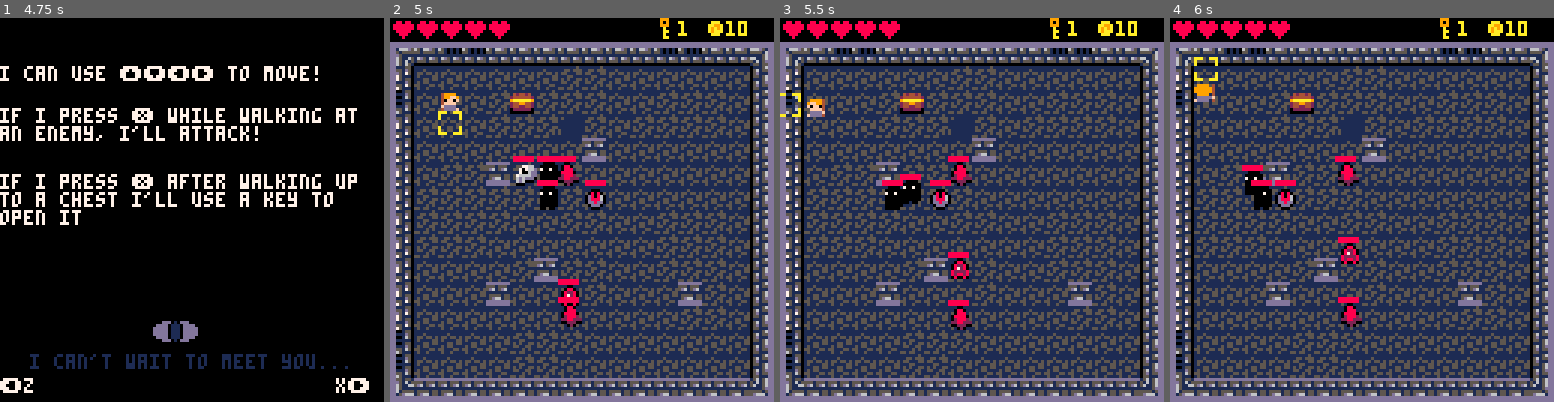
Above: before the commit, frames 1-4 (left to right).
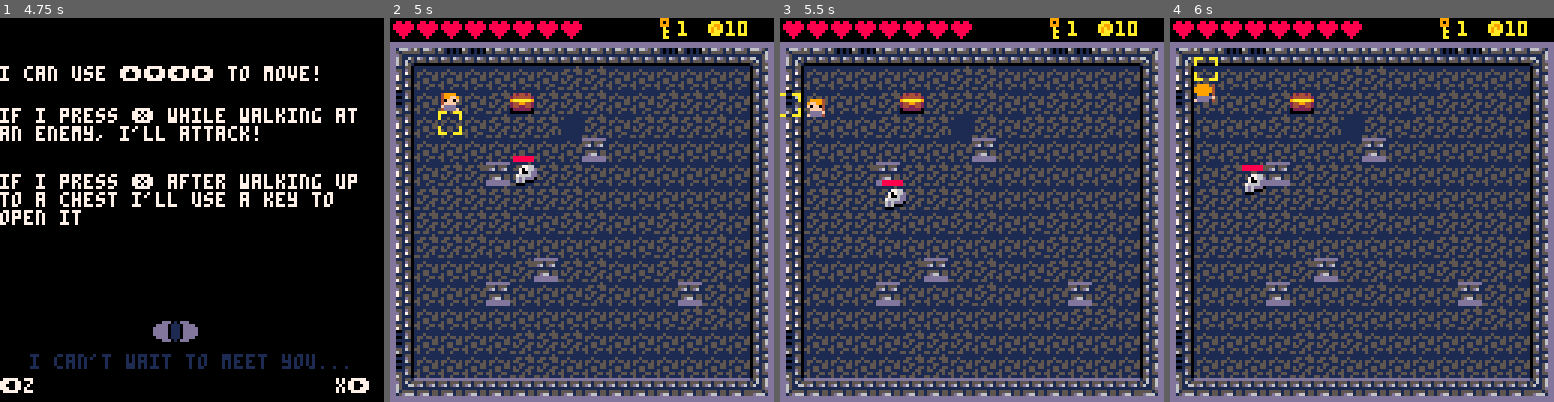
Above: after the commit, the same moments.

Repository: bluewhit/COSC438_final
Game: PICO-8 cartridge nightmare.p8
Same seed, same stepped clock (60 frames per second), same inputs: the game is played once before the commit and once after it.
Inputs:
- Up to frame 1 (4.75 s): tap O (Z key) at 0.33, 0.7, 1.43, 2.22, 3.1, 3.98 s; tap X (X key) at 1.07, 2.07, 2.4, 2.73, 3.07, 3.4, 3.73, 4.07, 4.4, 4.73 s; hold Left 1.97-2.37 s; hold Down 2.42-2.82 s; hold Right 2.87-3.53 s; hold Up 3.58-4.08 s; hold Right 4.13-4.53 s; hold Down from 4.58 s (still down)
- Up to frame 2 (5 s): keep holding Down; tap O (Z key) at 4.87 s
- Up to frame 3 (5.5 s): tap X (X key) at 5.07, 5.4 s; release Down at 5.08 s; hold Left from 5.13 s (still down)
- Up to frame 4 (6 s): tap X (X key) at 5.73 s; tap O (Z key) at 5.75 s; release Left at 5.8 s; hold Up from 5.85 s (still down)

Frame 1 is identical in both runs. In frame 2, 2.3% of the frame differs, in the area x 32-57%, y 0-81%; in frame 3, 2.3%, in the area x 27-50%, y 0-82%; in frame 4, 2.2%.

Commit message:
FINAL GAME -- BEST SUITED

Diff:
--- a/nightmare.p8
+++ b/nightmare.p8
@@ -6,6 +6,7 @@
 	t = true
 	f = false
 
+	resetwalls = f
 	walls = t
 	display = f
 	counter = 0
@@ -29,8 +30,8 @@
 		acc=0.35,
 		anim=0,
 		move="down",
-		maxhp=5,
-		health = 5,
+		maxhp=8,
+		health = 8,
 		coins = 10,
 		keys = 1,
 	}
@@ -47,8 +48,8 @@
 	spawned = f
 	select = 1
 
-	level = 4
-	difficulty = 3
+	level = 1
+	difficulty = 1
 	tiles = {}
 	enemy = {}
 	mbosses = {}
@@ -86,7 +87,7 @@
 end
 
 function stop_muzak()
-	music(-1) playing=false
+	music(-1, 900) playing=false
 end
 -->8
 --update and draw--
@@ -147,6 +148,7 @@
 		end
    if level == 5 then
     state = 2
+    resetwalls = f
 			end
 
 
@@ -179,29 +181,46 @@
  	 start_muzak(3)
  	 step = 0
 			state = 3
-		end
- 	mset(23,1,227)
- 	mset(24,1,227)
- 	mset(25,1,227)
- 	mset(26,1,227)
- 	mset(17,7,227)
- 	mset(17,8,227)
- 	mset(17,9,227)
- 	mset(32,7,227)
- 	mset(32,8,227)
- 	mset(32,9,227)
- 	mset(23,15,227)
- 	mset(24,15,227)
- 	mset(25,15,227)
- 	mset(26,15,227)
-
- 	--shop spawn
- 	if not spawned then
- 		stop_muzak()
- 		spawnshop()
- 		start_muzak(1)
+		else
+			if not resetwalls then
+			mset(6, 1, 61)
+			mset(7, 1, 45)
+			mset(8, 1, 45)
+			mset(9, 1, 61)
+			mset(15, 7, 645)
+			mset(15, 8, 61)
+			mset(15, 9, 61)
+			mset(6, 15, 45)
+			mset(7, 15, 45)
+			mset(8, 15, 61)
+			mset(9, 15, 61)
+			mset(0, 7, 45)
+			mset(0, 8, 45)
+			mset(0, 9, 45)
+			resetwalls = t
+			end
+ 		mset(23,1,227)
+ 		mset(24,1,227)
+ 		mset(25,1,227)
+ 		mset(26,1,227)
+ 		mset(17,7,227)
+ 		mset(17,8,227)
+ 		mset(17,9,227)
+ 		mset(32,7,227)
+ 		mset(32,8,227)
+ 		mset(32,9,227)
+ 		mset(23,15,227)
+ 		mset(24,15,227)
+ 		mset(25,15,227)
+ 		mset(26,15,227)
+
+ 		--shop spawn
+ 		if not spawned then
+ 			stop_muzak()
+ 			spawnshop()
+ 			start_muzak(1)
+	 	end
 	 end
-
  end
  proj_update()
  elseif state == 3 then
@@ -219,7 +238,7 @@
    end
  elseif state==4 then
  	if btnp(4) or btnp(5) then
-	  _init()
+ 			_init()
     reload()
   end
 	end
@@ -267,12 +286,13 @@
  elseif state==3 then
    cls()
    draw_outro()
-
+	 stop_muzak()
  elseif state==4 then
    cls()
    camera(0,0)
    map(70,70,0,0,16,16)
    print("game over.\npress z to restart",40,60,7)
+	 stop_muzak()
  elseif state==99 then
 	print("thank you for playing!", h_center("thank you for playing!"), 60)
  end
@@ -485,11 +505,13 @@
 		if fget(mget(x1,y1),1) then
 			if btnp(5) then
 				mset(x1, y1, 18)
+				sfx(3)
 				chestitem()
 			end
 		elseif fget(mget(x1,y2),1) then
 			if btnp(5) then
 				mset(x1, y2, 18)
+				sfx(3)
 				chestitem()
 			end
 		elseif fget(mget(x2,y1),1) then
@@ -510,13 +532,12 @@
 
 ---chest
 function chestitem()
-	if flr(rnd(10)) == 1 then
+	if flr(rnd(3)) == 1 then
 	 diag = "found a potion.\ni feel a bit better!"
 	 dis_diag = t
 	 plr.health = plr.maxhp
 	else
 	 plr.coins += 10
-		plr.keys -= 1
 		diag = "found 10 coins!"
 		dis_diag = t
 	end
@@ -676,6 +697,7 @@
 			make_mboss()
 			spawn_nmreboss()
 		else
+			walls = f
 			level = 1
 			state = 1
 			genlevel()
@@ -779,9 +801,9 @@
 
 			end
 	elseif spawned == t and btn(5) then
-		if enemy_in_range(item1) then
+		if enemy_in_range(item1) and item1.b == f then
 			shopping = t
-			map_tile = mget(item1.x,item1.y)
+			map_tile = item1.tile
 		end
 	end
 end
@@ -791,7 +813,7 @@
 		if enemy_in_range(i) and btnp(5) then
 			i.health -= 1
 			plr.atk = t
-
+			sfx(25)
 			if plr.move == "right" then
 				i.x += 6
 				while collide_map(i,"right",0) do
@@ -813,8 +835,8 @@
 				while collide_map(i,"up",0) do
 					i.y -= 1
 				end
-				if i.y < 8 then
-					i.y = 8
+				if i.y < 16 then
+					i.y = 16
 				end
 			elseif plr.move == "down" then
 				i.y += 6
@@ -832,6 +854,7 @@
 function attack_boss()
 	if boss_in_range(i) and btnp(5) then
 			cboss.hp -= 1
+			sfx(25)
 	end
 end
 
@@ -855,13 +878,13 @@
 --enemy functions--
 function genenemies()
 		if difficulty == 0 then
-  	sn = 3
+  	sn = 1
   elseif difficulty == 1 then
-   sn = 4
+   sn = 1
   elseif difficulty == 2 then
-   sn = 5
+   sn = 2
   elseif difficulty == 3 then
-   sn = 7
+   sn = 3
   end
 		for i=3, 12 do
     for j= 3, 12 do
@@ -1671,7 +1694,7 @@
 		diag = "thanks for shopping!"
 		dis_diag = t
 
-		if it == item1.tile then
+		if it == item1.tile and item1.b == f then
 			item1.b = t
 			thissp = item1.sp
 			mset(item1.x,item1.y,0)
@@ -1689,6 +1712,7 @@
 function itemcheck(thissp)
 	if thissp == 51 or thissp == 50 then
 			plr.maxhp += 1
+			plr.health += 1
 		elseif thissp == 36 then
 			plr.keys += 1
 		elseif thissp == 16 then
@@ -1708,6 +1732,7 @@
 		t2 = "➡️"..sub(t2,1)
 	end
 
+	print("cost: 5 coins",32,109)
 	print(t1,16,120)
 	print(t2,80,120)
 
@@ -1831,7 +1856,8 @@
 
 function spawn_nmreboss()
 	--pick a boss we have not spawned
-	cboss = mbosses[5]
+	cboss = mbosses[4]
+	sfx(6)
 end
 
 --draw the bosses
@@ -1839,7 +1865,7 @@
 
 	if cboss.name == "rotting fish" then
 		ani_boss()
-	elseif cboss.name == "mr. nightmare" then
+	elseif cboss.name == "mr.nightmare" then
 		spr(cboss.sp,cboss.x,cboss.y,4,4,flp)
 		draweye()
 	else
@@ -1856,7 +1882,7 @@
 
 	if cboss.name == "rotting fish" then
 		anim(cboss,160,2,5,cflp)
-	elseif cboss.name == "mr. nightmare" then
+	elseif cboss.name == "mr.nightmare" then
 			if cboss.last > 3 then
 				spr(128,cboss.x-24, cboss.y-8,2,2)
 			elseif cboss.last < 3 then
@@ -2051,11 +2077,11 @@
 		 end
 		elseif cboss.name == "mr.nightmare" then
 			if melee_attack(cboss,cboss.move) then
-				cboss.last = time()-6
+				cboss.last = time()+5
 				plr.health -= 2
 				attacked = true
 			elseif can_shoot(cboss) then
-				cboss.last = time()-3
+				cboss.last = time()+5
 				attacked = true
 			end
 		end
@@ -2087,14 +2113,14 @@
 34444933344449333332433333324333333a333330100103a333333a0000000000000000000000000000000000000000000000011515511151111111dd15d666
 42232444422324443332433333324333333aa33330111103a333333a0000000000000000000000000000000000000000000000015511155151111111dddddddd
 333332433333324333333333333333333333333333000033aaa33aaa0000000000000000000000000000000000000000000000011511511111111111dddddddd
-33333333333333333d033dd03d033dd03333333333333333000000000000000000000000000000000000000000000000000000001111115111111111156156dd
-33900933330000333d800d033d800d033300000030111133000000000000000000000000000000000000000000000000000000001155155511111111516156dd
-30955903305555030888dd030888dd033099499401515113000000000000000000000000000000001000000000000000000000001551115511111111561156dd
-0599995005000050088d8203088d8203330940940111151300000000000000000000000000000000000000000000000000000001111551111111111111115ddd
-004004000000000002828203308282033309409401551513000000000000000000000000000000001000000000000000000000011515115511111111555515dd
-000000000000000002822803308220333a99aaa4015115130000000000000000000000000000000010000000000000000000000115511551111111115d6661dd
-30000003300000033022203330220333a94aa44430155113000000000000000000000000000000001100000000000000000000111111515111111111dddddddd
-333333333333333330220333330033330000000033011133000000000000000000000000000000001111110000000000000011115515511111111111dddddddd
+33333333333333333d033dd03d033dd03333333333333333000000000000000000000000dddddddd0000000000000000000000001111115111111111156156dd
+33900933330000333d800d033d800d033300000030111133000000000000000000000000555155510000000000000000000000001155155511111111516156dd
+30955903305555030888dd030888dd0330994994015151130000000000000000000000005d615d611000000000000000000000001551115511111111561156dd
+0599995005000050088d8203088d8203330940940111151300000000000000000000000011111111000000000000000000000001111551111111111111115ddd
+004004000000000002828203308282033309409401551513000000000000000000000000155551551000000000000000000000011515115511111111555515dd
+000000000000000002822803308220333a99aaa40151151300000000000000000000000015d6615510000000000000000000000115511551111111115d6661dd
+30000003300000033022203330220333a94aa44430155113000000000000000000000000dddddddd1100000000000000000000111111515111111111dddddddd
+333333333333333330220333330033330000000033011133000000000000000000000000dddddddd1111110000000000000011115515511111111111dddddddd
 33000033333003333333333333333333333333333333033333333333333333333300003333000033333333333333333333088833333333333088033333300333
 30888803330880333333333333333333333776633033333333333033333333333000000330000003330003333300033330886823333333330888803333088033
 08222280308228030b33333b0b3333333370766d3330003303000330330003333700700330700703306870333087703330860783333333330868803333088833
@@ -2192,7 +2218,7 @@
 00000000000000001111111100000000000000001100000000000011000000000000000000000000000000000000000000000000000000000000000000000000
 00000000000000001111111100000000111111111111111111111111000000000000000000000000000000000000000000000000000000000000000000000000
 __gff__
-0000000100000000000000010101010105030100000000000000000000010101000000000500000000000000000000010000050500000000000000000000000100000000000000000000000000000000000000000000000000000000000000000000000000000000000000000000000000000000010100000000000000000000
+0000000100000000000000010101010105030100000000000000000000010101000000000500000000000000000000010000050500000000000100000000000100000000000000000000000000000000000000000000000000000000000000000000000000000000000000000000000000000000010100000000000000000000
 0000000000000000000000000000000000000000000000000000000000000000000000000000000000000000000000000000000000000000000000000000000000010101000000000000010100000000010100010000000000000101000000000001000000000000000000000000000000010000000000000000000000000000
 __map__
 0000000000000000000000090000000000000000000000000000000000000000000000000000000000000000000000000000000000000000000000000000000000000000000000000000000000000000000000000000000000000000000000000000000000000000000000000000000000000000000000000000000000000000
Not shown, changed: the music (__music__) section of nightmare.p8
Not shown, changed: the sound effects (__sfx__) section of nightmare.p8
